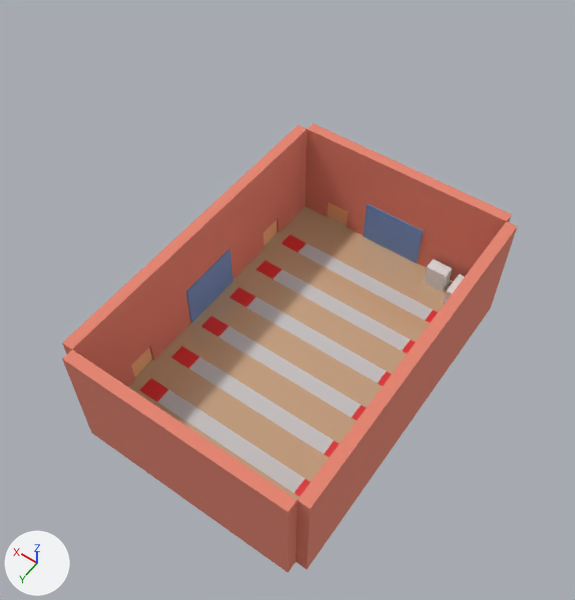
Before and after pictures for a commit that changed the FBX model fencing simulator/Assets/environments/South_gym.fbx.
Before and after are seen from a 50 mm camera at (-21.9, 32.7, 57.9) aimed at (0.5, 1.4, 8.8). Every picture has the same lights, and +X, +Y and +Z are marked at lower left.

Script lines for the objects in view, before the commit:
```python
ob_floor = bpy.data.objects.new('Floor', me_plane)
ob_floor.location = (0.0, 0.0, 0.0)
ob_wall_east = bpy.data.objects.new('Wall_east', me_plane_002)
ob_wall_east.location = (0.0, 0.0, 0.0)
ob_wall_north = bpy.data.objects.new('Wall_north', me_plane_003)
ob_wall_north.location = (0.0, 0.0, 0.0)
ob_wall_south = bpy.data.objects.new('Wall_south', me_plane_004)
ob_wall_south.location = (0.0, 0.0, 0.0)
ob_wall_west = bpy.data.objects.new('Wall_west', me_plane_001)
ob_wall_west.location = (0.0, 0.0, 0.0)
# me_plane_002
# before: 8 (11.0, 15.0, 10.0) at pixel (62, 342), 10 (11.0, -15.0, 10.0) at pixel (297, 124), 12 (10.0, -15.0, 10.0) at pixel (306, 129), 13 (10.0, 15.0, 10.0) at pixel (72, 349)
# me_plane_001
# before: 12 (-10.0, -15.0, 10.0) at pixel (506, 221), 14 (-10.0, 15.0, 10.0) at pixel (297, 500), 16 (-11.0, 15.0, 10.0) at pixel (310, 508), 17 (-11.0, -15.0, 10.0) at pixel (517, 226)
# me_plane_003
# before: 8 (-10.0, 15.0, 10.0) at pixel (297, 500), 10 (10.0, 15.0, 10.0) at pixel (72, 349), 12 (10.0, 16.0, 10.0) at pixel (62, 358), 13 (-10.0, 16.0, 10.0) at pixel (288, 512)
# me_plane_004
# before: 4 (10.0, -15.0, 10.0) at pixel (306, 129), 6 (-10.0, -15.0, 10.0) at pixel (506, 221), 8 (-10.0, -16.0, 10.0) at pixel (511, 214), 9 (10.0, -16.0, 10.0) at pixel (313, 123)
# also in view: 'Mat_south' at (0.0, -14.9, 2.2); 'Cube' at (0.0, 0.0, 0.0); 'Mat_east' at (9.9, 0.0, 2.2)
```
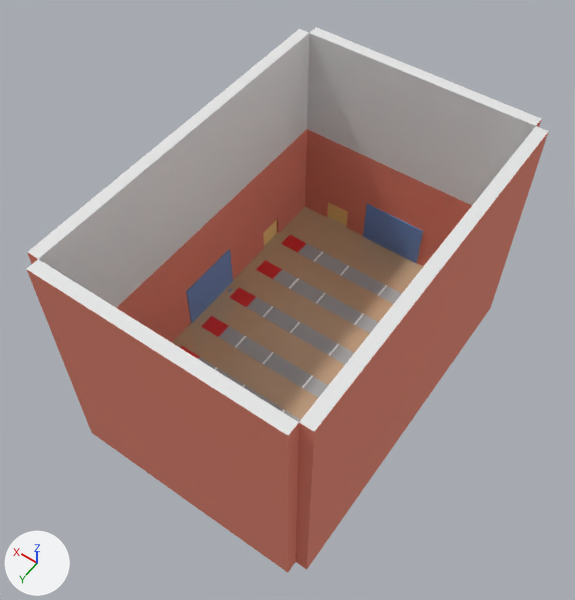
Changed parts and their boxes [x1, y1, x2, y2] in the pictures (575 x 600 px):
'Wall_east', reshaped
    before: [62, 125, 307, 387]
    after: [27, 29, 309, 343]
'Wall_north', reshaped (16% wider, 41% taller)
    before: [62, 350, 297, 572]
    after: [27, 259, 299, 572]
'Wall_south', reshaped (14% wider, 51% taller)
    before: [305, 123, 512, 281]
    after: [305, 27, 542, 266]
'Wall_west', reshaped (14% wider, 28% taller)
    before: [296, 222, 517, 569]
    after: [296, 126, 549, 569]
part 1 of me_plane_002, built on
    before: [63, 125, 306, 349]
    after: [27, 29, 309, 308]
part 2 of me_plane_003, built on
    before: [62, 350, 297, 512]
    after: [27, 259, 299, 512]
part 3 of me_plane_004, built on
    before: [307, 123, 511, 221]
    after: [307, 27, 542, 205]
part 4 of me_plane_001, built on
    before: [298, 222, 517, 508]
    after: [297, 126, 549, 508]

The change, as a diff of the scene's bpy script:
```diff
--- a/fencing simulator/Assets/environments/South_gym.fbx.py
+++ b/fencing simulator/Assets/environments/South_gym.fbx.py
@@ me_plane_002 @@
 me_plane_002.from_pydata(...)  # 25 vertices, 18 faces; spans x 10.0..11.0, y -15.0..15.0, z -1.0..10.0
 # verts and faces of me_plane_002; kept vertices keep their numbers, new ones are numbered from 25
+# me_plane_002 part 1
+delete_faces([(8, 13, 12, 10)])
+for new, old in zip([*range(25, 29)], [8, 10, 12, 13]): verts[new] = verts[old] + (0.0, 0.0, 10.0)
+faces += [(8, 13, 28, 25), (8, 25, 26, 10), (10, 26, 27, 12)]  # mat_brick (red #e78773)
+faces += [(25, 28, 27, 26), (12, 27, 28, 13)]  # mat_ceiling (white #e7e7e7)
 me_plane_002.materials.append(mat_wood_waxed)
@@ me_plane_002 @@
 me_plane_002.materials.append(mat_wood)
+me_plane_002.materials.append(mat_ceiling)  # white #e7e7e7
@@ me_plane_001 @@
 me_plane_001.from_pydata(...)  # 36 vertices, 22 faces; spans x -11.0..-10.0, y -15.0..15.0, z -1.0..10.0
 # verts and faces of me_plane_001; kept vertices keep their numbers, new ones are numbered from 36
+# me_plane_001 part 4
+delete_faces([(12, 14, 16, 17)])
+for new, old in zip([*range(36, 40)], [12, 14, 16, 17]): verts[new] = verts[old] + (0.0, 0.0, 10.0)
+faces += [(12, 36, 39, 17), (14, 16, 38, 37), (16, 17, 39, 38)]  # mat_brick (red #e78773)
+faces += [(36, 37, 38, 39), (12, 14, 37, 36)]  # mat_ceiling (white #e7e7e7)
 me_plane_001.materials.append(mat_wood_waxed)
@@ me_plane_001 @@
 me_plane_001.materials.append(mat_wood)
+me_plane_001.materials.append(mat_ceiling)  # white #e7e7e7
@@ me_plane_003 @@
 me_plane_003.from_pydata(...)  # 24 vertices, 18 faces; spans x -10.0..10.0, y 15.0..16.0, z -1.0..10.0
 # verts and faces of me_plane_003; kept vertices keep their numbers, new ones are numbered from 24
+# me_plane_003 part 2
+delete_faces([(8, 10, 12, 13)])
+for new, old in zip([*range(24, 28)], [8, 10, 12, 13]): verts[new] = verts[old] + (0.0, 0.0, 10.0)
+faces += [(10, 12, 26, 25), (12, 13, 27, 26), (8, 24, 27, 13)]  # mat_brick (red #e78773)
+faces += [(24, 25, 26, 27), (8, 10, 25, 24)]  # mat_ceiling (white #e7e7e7)
 me_plane_003.materials.append(mat_wood_waxed)
@@ me_plane_003 @@
 me_plane_003.materials.append(mat_wood)
+me_plane_003.materials.append(mat_ceiling)  # white #e7e7e7
@@ me_plane_004 @@
 me_plane_004.from_pydata(...)  # 18 vertices, 12 faces; spans x -10.0..10.0, y -16.0..-15.0, z -1.0..10.0
 # verts and faces of me_plane_004; kept vertices keep their numbers, new ones are numbered from 18
+# me_plane_004 part 3
+delete_faces([(4, 6, 8, 9)])
+for new, old in zip([*range(18, 22)], [4, 6, 8, 9]): verts[new] = verts[old] + (0.0, 0.0, 10.0)
+faces += [(6, 8, 20, 19), (8, 9, 21, 20), (4, 18, 21, 9)]  # mat_brick (red #e78773)
+faces += [(18, 19, 20, 21), (4, 6, 19, 18)]  # mat_ceiling (white #e7e7e7)
 me_plane_004.materials.append(mat_wood_waxed)
@@ me_plane_004 @@
 me_plane_004.materials.append(mat_wood)
+me_plane_004.materials.append(mat_ceiling)  # white #e7e7e7
```
